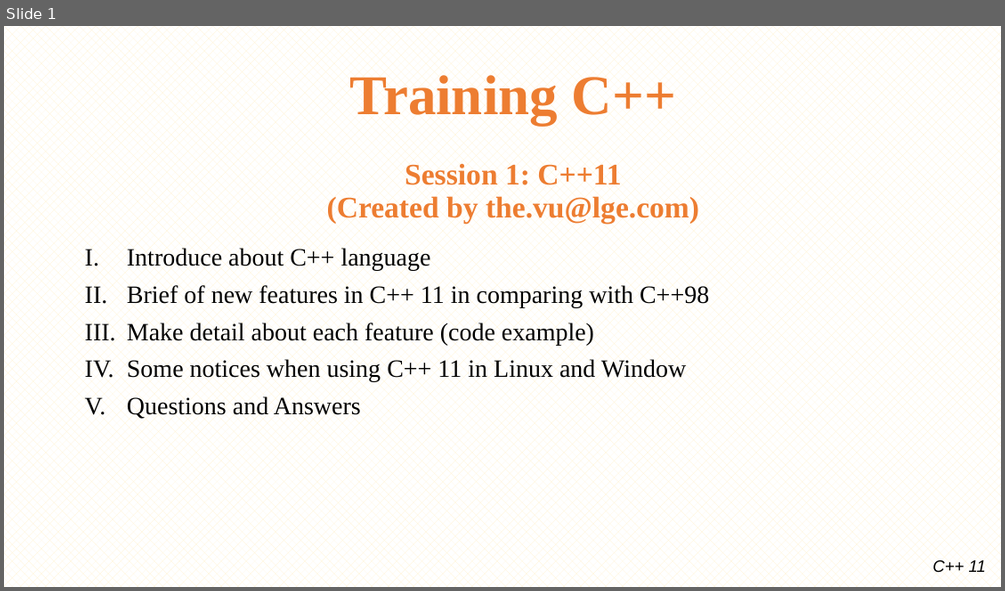
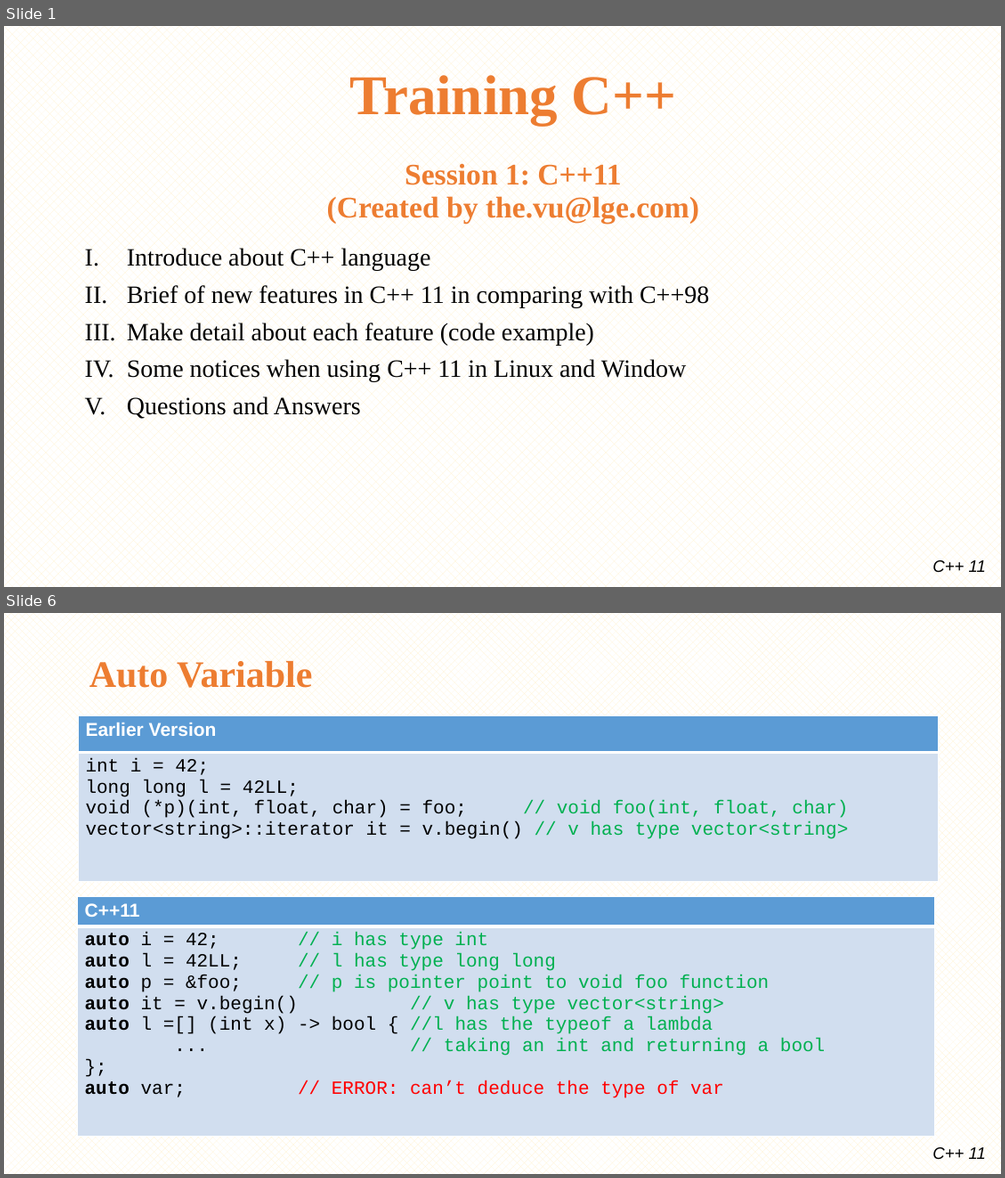
Before and after one commit to minhthedt/hello-world, a slide deck: Training/LG_Training_C++11.pptx. Shown one above the other, each under a label of ours: slide 1 before the commit, slides 1 and 6 after it; the slides between them are not shown. The pictures are 1005x591 and 1005x1178 pixels, drawn with LibreOffice and Linux fonts; fonts in the diff are those of the drawing; background and template pictures are left out. Boxes give left, top, right and bottom in pixels: in the first picture for what was removed or moved away, otherwise in the second. Text is boxed around its words. In the diff, an @@ line names an element or a change of style, - is before the commit and + after.

```diff
--- a/Training/LG_Training_C++11.pptx
+++ b/Training/LG_Training_C++11.pptx
@@ slide 6 added at [4, 613, 1001, 1174], background pattern #FFF2CC on #FFFFFF; not listed: 1 template element that a slide beside it also shows @@
@@ text added at [89, 660, 312, 688], 36 pt, text #ED7D31, bold @@
+Auto Variable
@@ table added at [78, 715, 938, 881], 2 rows, 1 columns @@
+Earlier Version
+int i = 42; / long long l = 42LL; / void (*p)(int, float, char) = foo; // void foo(int, float, char) / vector<string>::iterator it = v.begin() // v has type vector<string>
@@ table added at [77, 896, 935, 1135], 2 rows, 1 columns @@
+C++11
+auto i = 42; // i has type int / auto l = 42LL; // l has type long long / auto p = &foo; // p is pointer point to void foo function / auto it = v.begin() // v has type vector<string> / auto l =[] (int x) -> bool { //l has the typeof a lambda / ... // taking an int and returning a bool / }; / auto var; // ERROR: can’t deduce the type of var
```
Also in this commit, not shown: 4 slides changed, 34 other slides added, 9 slides removed, 21 other files.
